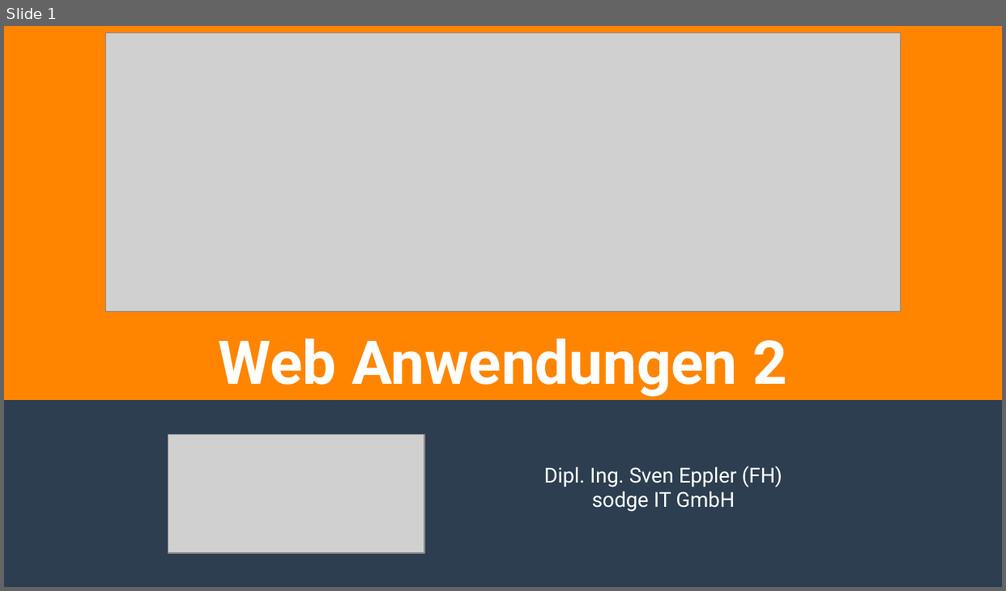
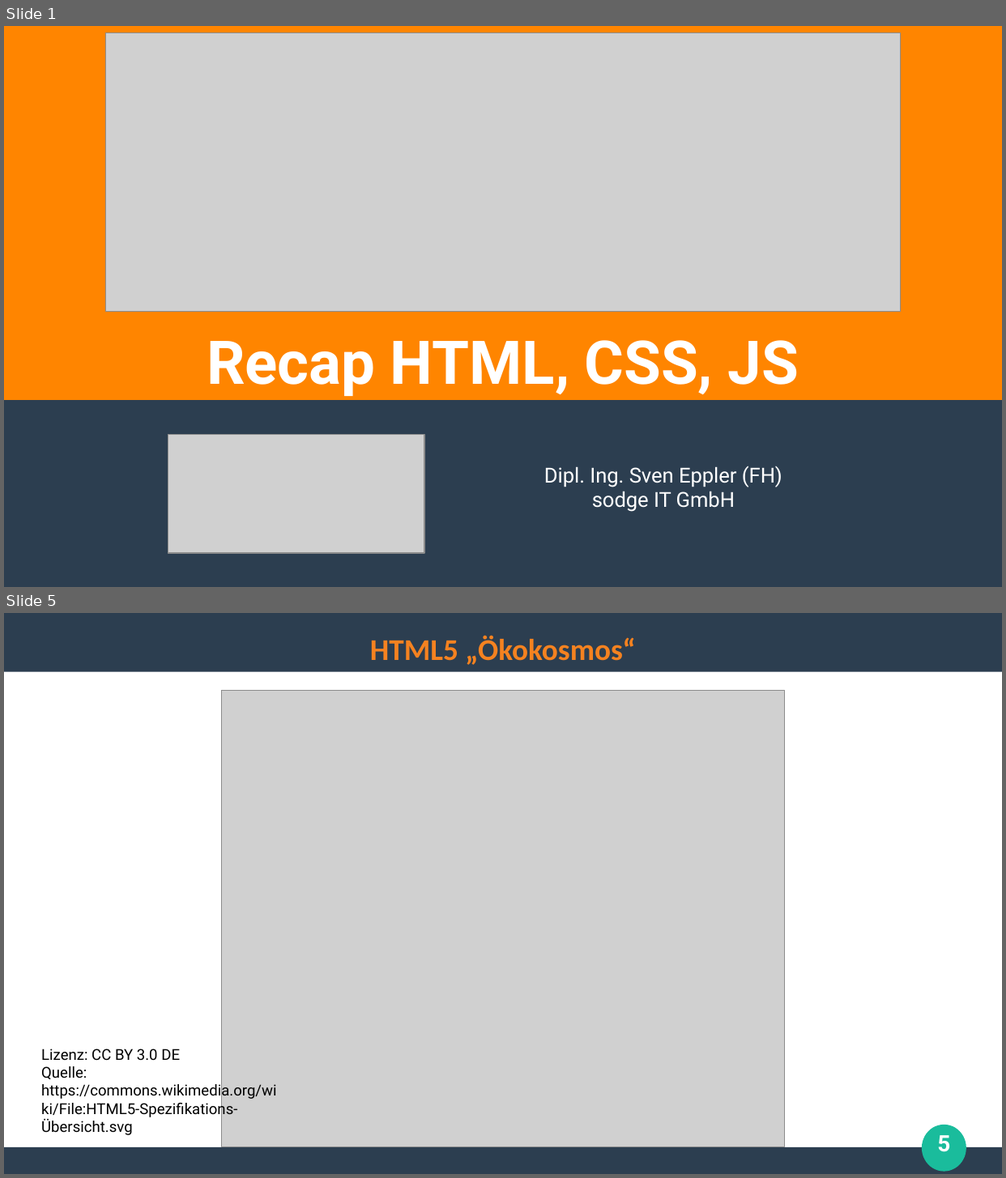
Before and after one commit to ghandmann/HS-AlbSig-WebAnwendungen2, a slide deck: Kapitel/01_Recap_HTML_CSS_JS.odp. Shown one above the other, each under a label of ours: slide 1 before the commit, slides 1 and 5 after it; the slides between them are not shown. The pictures are 1006x591 and 1006x1178 pixels, drawn with LibreOffice and Linux fonts; fonts in the diff are those of the drawing; grey boxes stand for pictures. Boxes give left, top, right and bottom in pixels: in the first picture for what was removed or moved away, otherwise in the second. Text is boxed around its words. In the diff, an @@ line names an element or a change of style, - is before the commit and + after.

```diff
--- a/Kapitel/01_Recap_HTML_CSS_JS.odp
+++ b/Kapitel/01_Recap_HTML_CSS_JS.odp
@@ slide 5 added at (x1=4, y1=613, x2=1002, y2=1174), background #FFFFFF @@
@@ rectangle added at (x1=4, y1=613, x2=1002, y2=672), fill #2C3E50 @@
@@ title added at (x1=370, y1=635, x2=635, y2=665), 24 pt, text #F58220, bold @@
+HTML5 „Ökokosmos“
@@ picture added at (x1=222, y1=690, x2=785, y2=1148) @@
@@ text added at (x1=41, y1=1049, x2=277, y2=1135), 12 pt, text #000000 @@
+Lizenz: CC BY 3.0 DE
+Quelle: https://commons.wikimedia.org/wiki/File:HTML5-Spezifikations-Übersicht.svg
@@ ellipse added at (x1=923, y1=1125, x2=966, y2=1172), fill #1ABC9C @@
@@ page number added at (x1=937, y1=1135, x2=950, y2=1152), 18 pt, text #FFFFFF, bold @@
+5
@@ rectangle added at (x1=4, y1=1148, x2=1002, y2=1174), fill #2C3E50 @@
@@ slide 1 changed as well @@
@@ title at (x1=206, y1=340, x2=799, y2=396): text changed @@
-Web Anwendungen 2
+Recap HTML, CSS, JS
```
Also in this commit, not shown: 23 other slides added, 2 slides removed, 7 other files.
